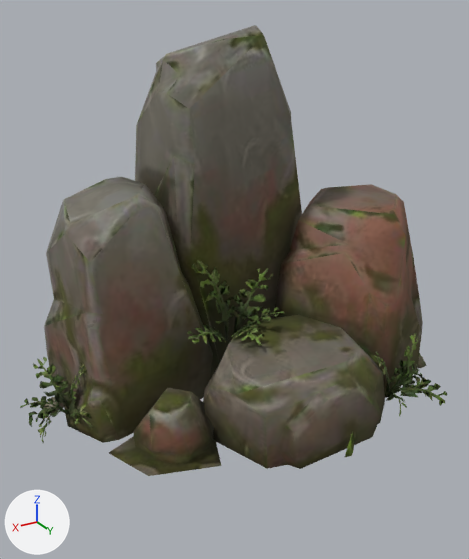
What one commit did to the glTF model game/models/env/rock_set.glb.
One viewpoint serves both versions: a 50 mm camera at (4.31, 6.8, 5.21) aimed at (0.3, 0.12, 1.87). The axes (+X, +Y, +Z) are drawn at lower left. The lights are the same throughout. The older version comes first. Vertices at exactly the same position are counted once.

The first picture shows 'Body'.
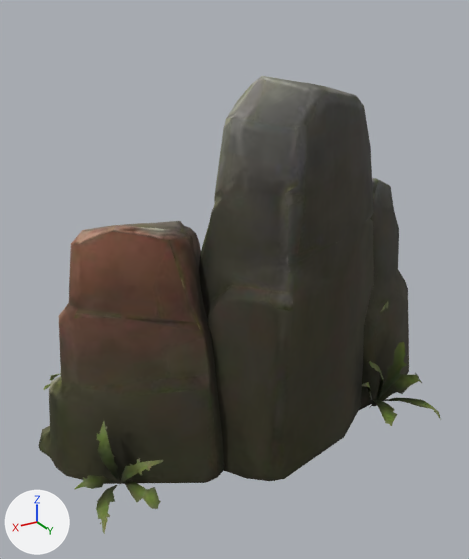
Where the change shows, as pixel boxes [x1, y1, x2, y2] in the pictures (469 x 559 px):
'Body', surface changed, reshaped, turned: before [20, 25, 447, 476]; after [38, 76, 441, 534]
part 1 of me_mesh_0, rebuilt (32% narrower): before [44, 25, 302, 443]; after [199, 76, 374, 481]
part 2 of me_mesh_0, rebuilt: before [273, 184, 423, 396]; after [38, 221, 224, 484]
part 3 of me_mesh_0, rebuilt (not visible afterwards): before [203, 315, 385, 469]
part 4 of me_mesh_0, deleted: before [20, 260, 447, 457]
part 5 of me_mesh_0, built on: before [109, 388, 221, 476]; after [359, 178, 441, 426]
part 6 of me_mesh_0, cut back: before [418, 353, 427, 368]; after [44, 373, 61, 390]
part 7 of me_mesh_0, added (green): after [75, 421, 164, 534]

The change, as a list of edits to the scene's bpy script:
```text
Add img_color_1de8c918_61c3_4e69_93aa_76296daa7689:
    img_color_1de8c918_61c3_4e69_93aa_76296daa7689 = load_image('Color_1de8c918-61c3-4e69-93aa-76296daa7689', '_unpacked/Color_1de8c918-61c3-4e69-93aa-76296daa7689', 512, 512, 'sRGB')
Add img_normalgl_1de8c918_61c3_4e69_93aa_76296daa7689:
    img_normalgl_1de8c918_61c3_4e69_93aa_76296daa7689 = load_image('NormalGL_1de8c918-61c3-4e69-93aa-76296daa7689', '_unpacked/NormalGL_1de8c918-61c3-4e69-93aa-76296daa7689', 512, 512, 'Non-Color')
Add img_orm_1de8c918_61c3_4e69_93aa_76296daa7689:
    img_orm_1de8c918_61c3_4e69_93aa_76296daa7689 = load_image('ORM_1de8c918-61c3-4e69-93aa-76296daa7689', '_unpacked/ORM_1de8c918-61c3-4e69-93aa-76296daa7689', 512, 512, 'Non-Color')
Change mat_body:
    where n2 = _N.new('ShaderNodeTexImage'); n2.name = 'Image Texture'
    n2.image: img_color_539c8053_ed32_4e0b_9346_38ce0a030908 -> img_color_1de8c918_61c3_4e69_93aa_76296daa7689
    where n4 = _N.new('ShaderNodeTexImage'); n4.name = 'Image Texture.001'
    n4.image: img_orm_539c8053_ed32_4e0b_9346_38ce0a030908 -> img_orm_1de8c918_61c3_4e69_93aa_76296daa7689
    where n6 = _N.new('ShaderNodeTexImage'); n6.name = 'Image Texture.002'
    n6.image: img_normalgl_539c8053_ed32_4e0b_9346_38ce0a030908 -> img_normalgl_1de8c918_61c3_4e69_93aa_76296daa7689
Change me_mesh_0:
    used by ob_body; location = (0.0, 0.0, 0.0)
    remove me_mesh_0.from_pydata(...)  # 3199 vertices, 6797 faces; spans x -3.0..3.0, y -2.06..2.05, z 0.0..4.92
    add me_mesh_0.from_pydata(...)  # 1510 vertices, 2128 faces; spans x -3.0..3.0, y -2.12..2.12, z 0.0..4.48
    me_mesh_0 part 1: the loose piece of 115 vertices spanning x -1.45..2.52, y -2.06..0.15, z 0.01..4.92 is rebuilt with 172 vertices and now spans x -1.4..1.66, y -1.92..0.49, z 0.1..4.48
    me_mesh_0 part 2: the loose piece of 70 vertices spanning x -3.0..-0.66, y -1.37..1.18, z 0.01..2.58 is rebuilt with 166 vertices and now spans x -3.0..-0.36, y -1.51..0.87, z 0.1..3.01
    me_mesh_0 part 3: the loose piece of 45 vertices spanning x -1.41..1.11, y -0.5..1.91, z 0.01..1.05 is rebuilt with 92 vertices and now spans x -1.78..0.73, y -0.36..2.02, z 0.0..1.15
    me_mesh_0 part 4: 16 loose pieces with 2930 vertices, spanning x -2.26..3.0, y -1.26..2.05, z 0.0..2.09, are deleted
    me_mesh_0 part 5: 27 vertices removed from x 0.95..2.26, y -0.01..1.25, z 0.01..0.67; 746 vertices added at x -0.89..3.0, y -2.12..2.12, z 0.04..3.02
    me_mesh_0 part 6: 12 vertices removed from x -2.93..-2.47, y 0.37..0.86, z 0.02..0.13; 174 vertices added at x -2.66..-1.47, y 0.51..1.92, z 0.06..0.92
    me_mesh_0 part 7: 160 vertices added at x -2.9..-2.06, y -1.73..-0.88, z 0.15..0.98
Change ob_body:
    ob_body.rotation_euler: (0.0, 0.0, 0.0) -> (0.0, 0.0, 3.142)  # degrees (0, 0, 0) -> degrees (0, 0, 180)
```
